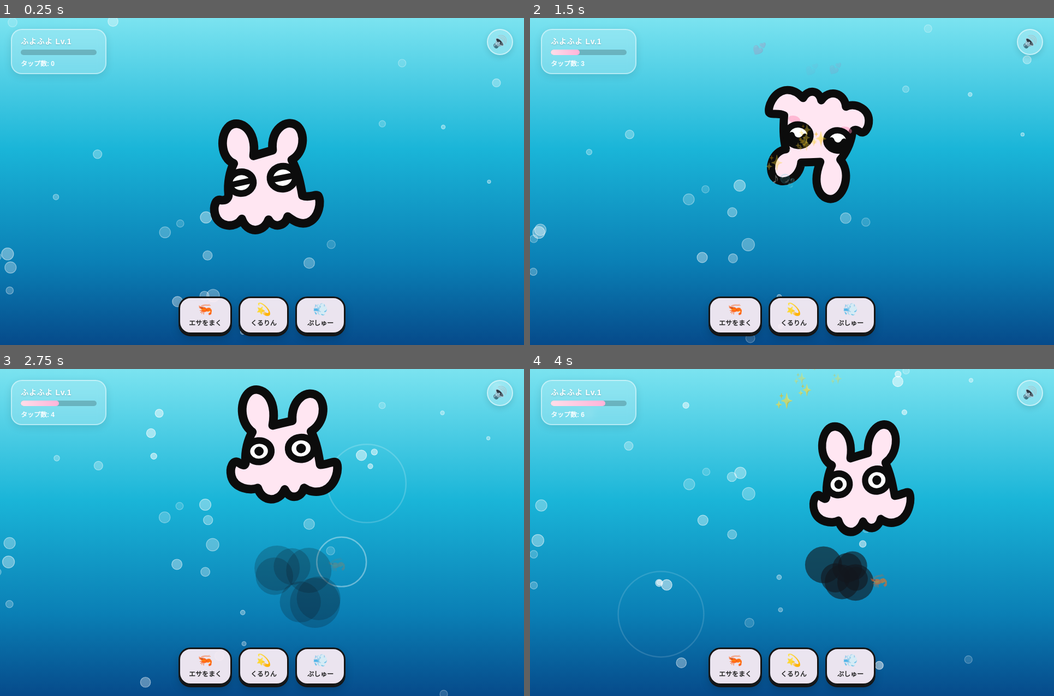
Above: before the commit, frames 1-4 (two rows, left to right).
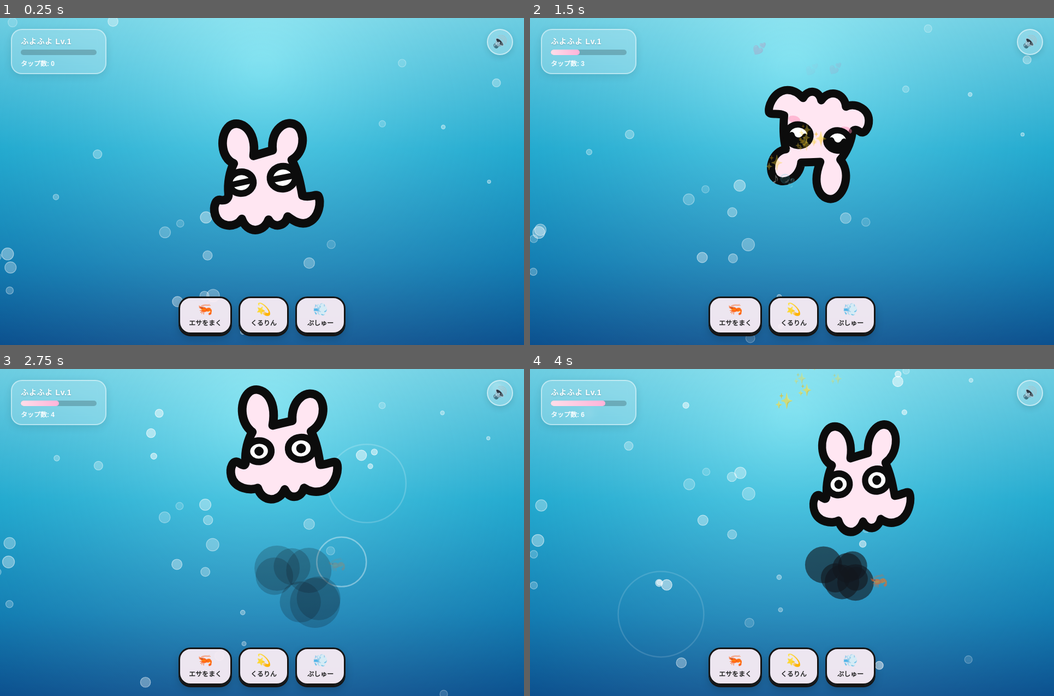
Above: after the commit, the same moments.

Repository: Key334/browser_game_takomu
Game: browser game, page index.html
Same seed, same stepped clock (60 frames per second), same inputs: the game is played once before the commit and once after it.
Inputs (mouse positions are in pixels of both pictures, inside the frame that each line leads up to):
- Up to frame 1 (0.25 s): no input
- Up to frame 2 (1.5 s): click (792, 181) at 0.27 s; click (792, 214) at 1.07 s; click "💫 くるりん" at 1.27 s
- Up to frame 3 (2.75 s): click (157, 499) at 1.67 s; click "💨 ぷしゅー" at 1.87 s; click (366, 483) at 2.27 s; click "🦐 エサをまく" at 2.47 s
- Up to frame 4 (4 s): click (870, 597) at 2.87 s; click "💫 くるりん" at 3.07 s; click (661, 614) at 3.47 s; click "💨 ぷしゅー" at 3.67 s

The runs differ from the first frame. In frame 1, 33% of the frame differs, in the area x 17-83%, y 5-89%; in frame 2, 33%; in frame 3, 31%; in frame 4, 32%.

Commit message:
Uncomment gradient code for background effect

Diff:
--- a/script.js
+++ b/script.js
@@ -583,14 +583,14 @@
     }
 
     // 海中の光差し込み（やさしいグラデーション）
-    // const grad = ctx.createRadialGradient(
-    //   width * 0.5, height * 0.15, 20,
-    //   width * 0.5, height * 0.5, Math.max(width, height) * 0.75
-    // );
-    // grad.addColorStop(0, 'rgba(200, 250, 255, 0.35)');
-    // grad.addColorStop(1, 'rgba(6, 74, 138, 0.15)');
-    // ctx.fillStyle = grad;
-    // ctx.fillRect(0, 0, width, height);
+     const grad = ctx.createRadialGradient(
+       width * 0.5, height * 0.15, 20,
+       width * 0.5, height * 0.5, Math.max(width, height) * 0.75
+     );
+     grad.addColorStop(0, 'rgba(200, 250, 255, 0.35)');
+     grad.addColorStop(1, 'rgba(6, 74, 138, 0.15)');
+     ctx.fillStyle = grad;
+     ctx.fillRect(0, 0, width, height);
 
   // フィーバータイマー進行
   if (state.fever) {
